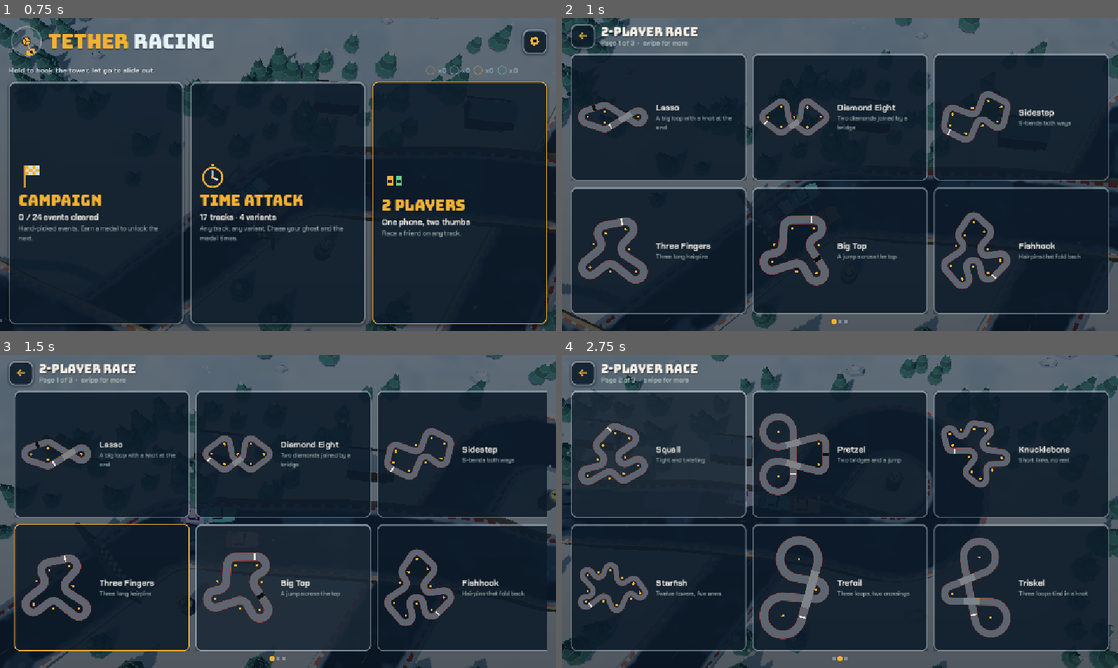
Above: before the commit, frames 1-4 (two rows, left to right).
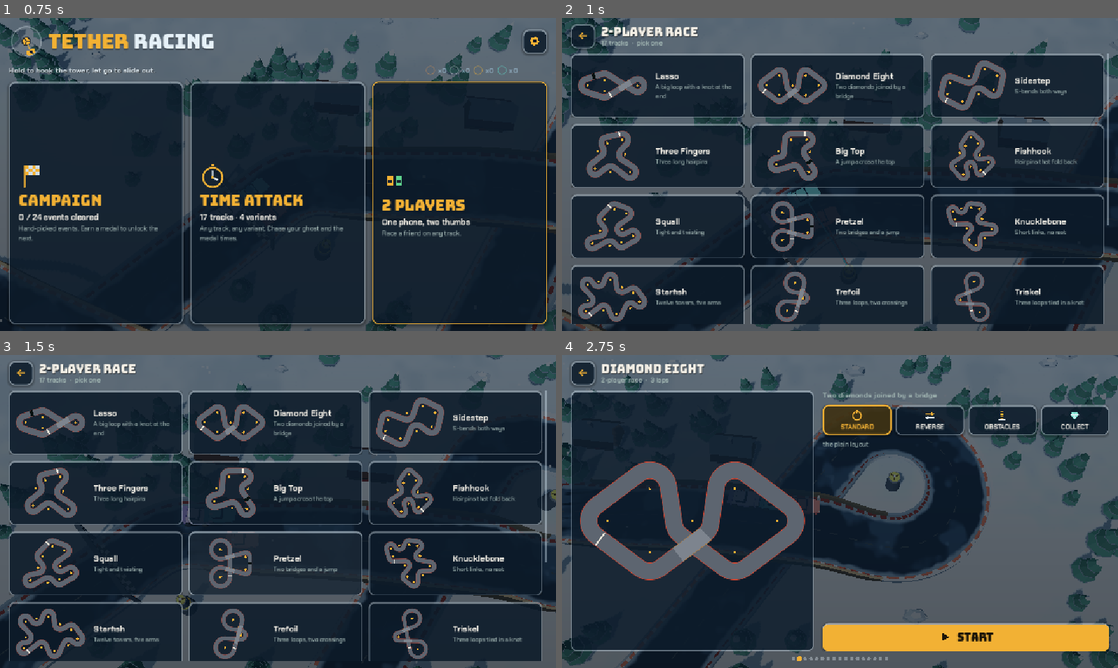
Above: after the commit, the same moments.

Repository: guillaumefont/games
Game: Godot game, scene res://scenes/main.tscn
Two runs of this game, one before a commit and one after it. Both use one fixed random seed, a clock stepped at 60 frames per second and the inputs below.
Inputs (mouse positions are in pixels of both pictures, inside the frame that each line leads up to):
- Up to frame 1 (0.75 s): tap Enter at 0.5 s; move the mouse to (400, 158) at 0.52 s; hold Right from 0.53 s (still down); tap Z at 0.6 s; click (400, 158) at 0.67 s
- Up to frame 2 (1 s): keep holding Right; tap Space at 0.77 s
- Up to frame 3 (1.5 s): release Right at 1.25 s; drag from (166, 527) to (250, 574) at 1.27 s
- Up to frame 4 (2.75 s): move the mouse to (895, 442) at 2.02 s; hold Right from 2.03 s (still down); tap Keypad Enter at 2.1 s; click (895, 442) at 2.17 s

Frame 1 is identical in both runs. In frame 2, 25% of the frame differs, in the area x 1-99%, y 6-98%; in frame 3, 27%; in frame 4, 43%, in the area x 1-99%, y 2-98%.

Commit message:
Menu lists scroll continuously instead of paging
- Time attack, 2-player and campaign lists are one long list (campaign with
  chapter headings): drag up/down, it glides after a flick and springs back
  at the ends; mouse wheel and up/down keys scroll; a thin bar shows where
  you are. No more pages or page dots on lists.
- A drag never opens the card it started on (the card is released
  off-screen); touching a gliding list just stops it.
- The list remembers its scroll; Back from an event brings that card into
  view; Campaign opens on the event in play.
- The event screen keeps its sideways swipe between tracks / events.
- swipe_test covers scrolling, glide, ends, taps and Back.

Co-Authored-By: Claude Opus 5.5 <noreply@anthropic.com>
Claude-Session: https://claude.ai/code/session_01VxP4fqjKiLmaXit2eXTawK

Diff:
--- a/tether-rally/scripts/main.gd
+++ b/tether-rally/scripts/main.gd
@@ -494,8 +494,8 @@
 	var shots := [["menu_home", func(): ui.loading.visible = false; ui.menu.show_home()],
 		["settings", func(): ui.show_settings(_options(true))],
 		["menu_home_again", func(): ui.hide_settings()],
-		["menu_campaign", func(): ui.menu.kind = "campaign"; ui.menu.page = 0; ui.menu.show_list()],
-		["menu_attack", func(): ui.menu.kind = "attack"; ui.menu.page = 1; ui.menu.show_list()],
+		["menu_campaign", func(): ui.menu.kind = "campaign"; ui.menu.focus = 0; ui.menu.show_list()],
+		["menu_attack", func(): ui.menu.kind = "attack"; ui.menu.focus = 8; ui.menu.show_list()],
 		["loading", func(): ui.show_loading(Defs.TRACKS[track_idx]["name"]); ui.set_loading_progress(0.6)],
 		["menu_event", func():
 			ui.loading.visible = false
--- a/tether-rally/scripts/menu.gd
+++ b/tether-rally/scripts/menu.gd
@@ -1,7 +1,8 @@
 # Menu screens: Home -> Campaign (chapters of event cards) or Time attack (track cards)
 # -> one Event screen (miniature, medals, Start). One thing at a time, big touch targets.
-# Lists and events are carousels: swipe sideways (or press the arrow keys) to flip to the
-# next page / track / event; a tap still presses the card under the finger.
+# Track and event lists are one long list: drag it up and down (it keeps gliding after a
+# flick), or use the mouse wheel / arrow keys. The Event screen is a carousel: swipe sideways
+# to the next track / event. A tap still presses the card under the finger; a drag never does.
 extends Control
 
 const TrackData = preload("res://scripts/track.gd")
@@ -25,17 +26,85 @@
 const C_MUTED := Color("#9fb3b0")
 const C_POST := Color("#f2b134")
 const MODE_NAMES := { "trial": "Time trial", "race": "Race" }
-const PER_PAGE := 6
 
 var ui                      # the UI CanvasLayer (fonts, helpers)
 var screen := "home"
 var kind := "campaign"      # campaign | attack | versus
-var page := 0
+var focus := -1            # list item (track or campaign event) to bring into view on the next list
+var _list_scroll := {}     # kind -> how far its list was scrolled
 var ev := {}                # the event shown on the Event screen
 var _maps := {}             # track index -> TrackData for miniatures
 var body: Control
-var _pager: Pager          # the swipeable part of the current screen (null on Home)
+var _pager: Pager          # the swipeable part of the Event screen
+var _scroller: Scroller    # the scrolling list on the list screen
 var _slide_from := 0       # -1 / +1: the screen being built slides in from that side
+
+# A clipped window onto a tall list; `scroll` is how far down it is, `vel` keeps it gliding
+# after a flick and springs it back when dragged past either end.
+class Scroller extends Control:
+	var content: Control
+	var held := false
+	var vel := 0.0
+	var _bar: Control
+	var scroll := 0.0:
+		set(v):
+			scroll = v
+			_place()
+
+	func hold(c: Control) -> void:
+		content = c
+		add_child(c)
+		c.minimum_size_changed.connect(_place)
+		_bar = Control.new()
+		_bar.mouse_filter = Control.MOUSE_FILTER_IGNORE
+		_bar.draw.connect(_draw_bar)
+		add_child(_bar)
+		_place()
+
+	func span() -> float:
+		return content.get_combined_minimum_size().y if content else 0.0
+
+	func max_scroll() -> float:
+		return maxf(0.0, span() - size.y)
+
+	func _notification(what: int) -> void:
+		if what == NOTIFICATION_RESIZED:
+			_place()
+
+	func _place() -> void:
+		if content == null:
+			return
+		content.position = Vector2(0, -roundf(scroll))
+		content.size = Vector2(size.x - 10.0, span())
+		_bar.position = Vector2.ZERO
+		_bar.size = size
+		_bar.queue_redraw()
+
+	# a thin frosted thumb on the right edge: how long the list is, and where you are
+	func _draw_bar() -> void:
+		var h := span()
+		if h <= size.y + 1.0:
+			return
+		var bh := maxf(28.0, size.y * size.y / h)
+		var y := (size.y - bh) * clampf(scroll / max_scroll(), 0.0, 1.0)
+		_bar.draw_rect(Rect2(size.x - 4.0, y, 3.0, bh), Color(0.86, 0.93, 0.98, 0.4))
+
+	func _process(dt: float) -> void:
+		if held or content == null:
+			return
+		var top := 0.0
+		var bottom := max_scroll()
+		if scroll < top or scroll > bottom:   # past an end: spring back
+			vel = 0.0
+			var to := clampf(scroll, top, bottom)
+			scroll = to if absf(scroll - to) < 0.5 else lerpf(scroll, to, 1.0 - exp(-14.0 * dt))
+		elif absf(vel) > 6.0:
+			scroll += vel * dt
+			vel *= exp(-3.2 * dt)
+			if scroll < top - 40.0 or scroll > bottom + 40.0:
+				vel = 0.0
+		else:
+			vel = 0.0
 
 # Holds one page; `shift` (in page widths) moves it sideways while the finger drags.
 class Pager extends Control:
@@ -92,7 +161,10 @@
 func _frame() -> VBoxContainer:
 	if body:
 		body.queue_free()
+	if _scroller:
+		_list_scroll[kind] = clampf(_scroller.scroll, 0.0, _scroller.max_scroll())
 	_pager = null
+	_scroller = null
 	_drag = false
 	if _flip_tween:
 		_flip_tween.kill()
@@ -196,11 +268,11 @@
 	for i in Campaign.count():
 		if Campaign.event_medal(i) > 0: cleared += 1
 	row.add_child(_big_choice("flag", "CAMPAIGN", "%d / %d events cleared" % [cleared, Campaign.count()], "Hand-picked events. Earn a medal to unlock the next.",
-		func(): kind = "campaign"; page = _first_open_chapter(); show_list()))
+		func(): kind = "campaign"; _list_scroll.erase(kind); focus = _first_open_event(); show_list()))
 	row.add_child(_big_choice("watch", "TIME ATTACK", "%d tracks · 4 variants" % Defs.TRACKS.size(), "Any track, any variant. Chase your ghost and the medal times.",
-		func(): kind = "attack"; page = 0; show_list()))
+		func(): kind = "attack"; _list_scroll.erase(kind); show_list()))
 	row.add_child(_big_choice("duel", "2 PLAYERS", "One phone, two thumbs", "Race a friend on any track.",
-		func(): kind = "versus"; page = 0; show_list()))
+		func(): kind = "versus"; _list_scroll.erase(kind); show_list()))
 
 # best medal held on every track and variant (time trial), counted by tier
 func _medal_counts() -> Array:
@@ -235,53 +307,84 @@
 	b.pressed.connect(cb)
 	return b
 
-func _first_open_chapter() -> int:
-	var i := 0
-	for c in Campaign.CHAPTERS.size():
-		for e in Campaign.CHAPTERS[c]["events"].size():
-			if Campaign.unlocked(i) and Campaign.event_medal(i) == 0:
-				return c
-			i += 1
+func _first_open_event() -> int:
+	for i in Campaign.count():
+		if Campaign.unlocked(i) and Campaign.event_medal(i) == 0:
+			return i
 	return 0
 
-# ---------------------------------------------------------------- lists (6 cards a page)
-func _pages() -> int:
-	if kind == "campaign":
-		return Campaign.CHAPTERS.size()
-	return ceili(Defs.TRACKS.size() / float(PER_PAGE))
-
+# ---------------------------------------------------------------- lists (one long scrolling list)
 func show_list() -> void:
 	screen = "list"
-	page = clampi(page, 0, _pages() - 1)
 	var vb := _frame()
 	var title := "Campaign" if kind == "campaign" else ("Time attack" if kind == "attack" else "2-player race")
 	var sub := ""
 	if kind == "campaign":
-		sub = "Chapter %d of %d  ·  %s" % [page + 1, _pages(), Campaign.CHAPTERS[page]["name"]]
+		sub = "%d events  ·  %d chapters" % [Campaign.count(), Campaign.CHAPTERS.size()]
 	else:
-		sub = "Page %d of %d  ·  swipe for more" % [page + 1, _pages()]
+		sub = "%d tracks  ·  pick one" % Defs.TRACKS.size()
 	var tall: bool = ui.is_portrait()
 	_header(vb, title, sub, func(): show_home())
-	var g := GridContainer.new()
-	g.columns = 1 if tall else 3   # portrait: one tall column of six cards
-	g.add_theme_constant_override("h_separation", 12)
-	g.add_theme_constant_override("v_separation", 10 if tall else 12)
-	_carousel(vb, g, page, _pages())
+	var list := VBoxContainer.new()
+	list.add_theme_constant_override("separation", 10)
+	var cards := []   # by track (attack, versus) or event index (campaign)
+	var grid := func() -> GridContainer:
+		var g := GridContainer.new()
+		g.columns = 1 if tall else 3   # portrait: one column of cards
+		g.add_theme_constant_override("h_separation", 12)
+		g.add_theme_constant_override("v_separation", 10 if tall else 12)
+		list.add_child(g)
+		return g
 	if kind == "campaign":
-		var first := 0
-		for c in page:
-			first += Campaign.CHAPTERS[c]["events"].size()
-		for k in Campaign.CHAPTERS[page]["events"].size():
-			g.add_child(_event_card(first + k))
+		var i := 0
+		for c in Campaign.CHAPTERS.size():
+			var ch: Dictionary = Campaign.CHAPTERS[c]
+			var got := 0
+			for k in ch["events"].size():
+				got += Campaign.event_medal(i + k)
+			var hl: Label = ui._label("%d · %s" % [c + 1, ch["name"].to_upper()], 15, C_POST, ui.f_bold)
+			hl.autowrap_mode = TextServer.AUTOWRAP_OFF
+			if c > 0:
+				hl.custom_minimum_size.y = 30
+				hl.vertical_alignment = VERTICAL_ALIGNMENT_BOTTOM
+			list.add_child(hl)
+			var g: GridContainer = grid.call()
+			for k in ch["events"].size():
+				var b := _event_card(i)
+				g.add_child(b)
+				cards.append(b)
+				i += 1
 	else:
-		for i in range(page * PER_PAGE, mini(Defs.TRACKS.size(), (page + 1) * PER_PAGE)):
-			g.add_child(_track_card(i))
-	# keep the grid shape on a short last page
-	while g.get_child_count() < PER_PAGE:
-		var sp := Control.new()
-		sp.size_flags_horizontal = Control.SIZE_EXPAND_FILL
-		sp.size_flags_vertical = Control.SIZE_EXPAND_FILL
-		g.add_child(sp)
+		var g: GridContainer = grid.call()
+		for i in Defs.TRACKS.size():
+			var b := _track_card(i)
+			g.add_child(b)
+			cards.append(b)
+	var card_h := 92.0 if tall else 132.0
+	for b in cards:
+		b.custom_minimum_size.y = card_h
+	var bottom := Control.new()   # breathing room under the last card
+	bottom.custom_minimum_size.y = 8
+	list.add_child(bottom)
+	_scroller = Scroller.new()
+	_scroller.clip_contents = true
+	_scroller.size_flags_vertical = Control.SIZE_EXPAND_FILL
+	_scroller.hold(list)
+	vb.add_child(_scroller)
+	_scroller.scroll = _list_scroll.get(kind, 0.0)
+	if focus >= 0 and focus < cards.size():
+		_reveal.call_deferred(_scroller, cards[focus])
+	focus = -1
+
+# scroll just enough to show `card` (once the list has been laid out)
+func _reveal(sc: Scroller, card: Control) -> void:
+	await get_tree().process_frame
+	if not is_instance_valid(sc) or not is_instance_valid(card) or sc != _scroller:
+		return
+	var top := card.global_position.y - sc.content.global_position.y
+	var bot := top + card.size.y
+	if top < sc.scroll + 8.0 or bot > sc.scroll + sc.size.y - 8.0:
+		sc.scroll = clampf(top - sc.size.y * 0.2, 0.0, sc.max_scroll())
 
 func _card(track_i: int, line1: String, line2: String, medal: int, locked: bool) -> Button:
 	var b := Button.new()
@@ -364,7 +467,7 @@
 		"campaign": sub = "Event %d of %d  ·  %s" % [ev["idx"] + 1, Campaign.count(), _tag(ev["variant"], ev["mode"])]
 		"attack": sub = "Time attack  ·  %d laps" % int(d.get("laps", 3))
 		"versus": sub = "2-player race  ·  %d laps" % int(d.get("laps", 3))
-	_header(vb, d["name"], sub, func(): show_list())
+	_header(vb, d["name"], sub, func(): go_back())
 	var tall: bool = ui.is_portrait()
 	var row: BoxContainer = VBoxContainer.new() if tall else HBoxContainer.new()
 	row.add_theme_constant_override("separation", 12 if tall else 18)
@@ -479,8 +582,6 @@
 # can the current screen flip one step that way (+1 next, -1 previous)?
 func _can_flip(dir: int) -> bool:
 	match screen:
-		"list":
-			return page + dir >= 0 and page + dir < _pages()
 		"event":
 			var pos := _event_pos()
 			var i: int = pos[0] + dir
@@ -492,18 +593,14 @@
 func _flip(dir: int) -> void:
 	_slide_from = dir
 	match screen:
-		"list":
-			page += dir
-			show_list()
 		"event":
 			if ev["kind"] == "campaign":
 				var e := Campaign.event(ev["idx"] + dir)
 				ev = { "track": e["track"], "variant": e["variant"], "mode": e["mode"], "humans": 1, "kind": "campaign", "idx": e["idx"] }
-				page = e["chapter"]   # Back returns to this event's chapter
+
 			else:
 				ev["track"] += dir
 				ev["idx"] = ev["track"]
-				page = ev["track"] / PER_PAGE
 			show_event()
 
 # slide the page out, then build the next one sliding in (or bounce back)
@@ -519,10 +616,98 @@
 func _blocked() -> bool:
 	return (ui.settings_ov != null and ui.settings_ov.visible) or (ui.loading != null and ui.loading.visible)
 
+var _samples: Array = []   # recent [ms, y] while dragging the list, for the flick speed
+var _scroll_from := 0.0
+const OFF := Vector2(-9999, -9999)
+
 func _input(e: InputEvent) -> void:
-	if _pager == null or not is_visible_in_tree() or _blocked():
+	if (_pager == null and _scroller == null) or not is_visible_in_tree() or _blocked():
 		_drag = false
 		return
+	if _scroller:
+		_list_input(e)
+	else:
+		_event_input(e)
+
+# the list: vertical drag with a glide, mouse wheel, up / down keys
+func _list_input(e: InputEvent) -> void:
+	var sc := _scroller
+	if e is InputEventKey and e.pressed:
+		match e.physical_keycode:
+			KEY_UP: sc.vel = minf(sc.vel, 0.0) - 900.0
+			KEY_DOWN: sc.vel = maxf(sc.vel, 0.0) + 900.0
+			_: return
+		get_viewport().set_input_as_handled()
+		return
+	if e is InputEventMouseButton and e.button_index in [MOUSE_BUTTON_WHEEL_UP, MOUSE_BUTTON_WHEEL_DOWN]:
+		if e.pressed and sc.get_global_rect().has_point(e.position):
+			var k := 1.0 if e.button_index == MOUSE_BUTTON_WHEEL_DOWN else -1.0
+			sc.vel = (maxf(sc.vel * k, 0.0) + 700.0 * maxf(e.factor, 0.3)) * k
+			get_viewport().set_input_as_handled()
+		return
+	if e is InputEventMouseButton and e.button_index == MOUSE_BUTTON_LEFT:
+		if e.position == OFF:
+			return   # our own release that lets go of the card under the finger
+		if e.pressed:
+			_drag = sc.get_global_rect().has_point(e.position)
+			_dragging = false
+			_drag_from = e.position
+			_scroll_from = sc.scroll
+			if _drag and absf(sc.vel) > 60.0:
+				sc.vel = 0.0   # touching a gliding list stops it, and is not a tap
+				get_viewport().set_input_as_handled()
+				_drag = false
+		elif _drag:
+			_drag = false
+			if _dragging:
+				_dragging = false
+				sc.held = false
+				get_viewport().set_input_as_handled()   # not a tap
+				var now := Time.get_ticks_msec()
+				var v := 0.0
+				for smp in _samples:   # newest first: use the oldest one from the last 100 ms
+					if now - smp[0] <= 100:
+						v = -(e.position.y - smp[1]) / maxf(0.016, (now - smp[0]) / 1000.0)
+				sc.vel = clampf(v, -5000.0, 5000.0)
+	elif e is InputEventMouseMotion and _drag and e.position != OFF:
+		var d: Vector2 = e.position - _drag_from
+		if not _dragging and absf(d.y) > DRAG_START and absf(d.y) > absf(d.x):
+			_dragging = true
+			sc.held = true
+			sc.vel = 0.0
+			_samples.clear()
+			_drag_from.y += signf(d.y) * DRAG_START   # follow from here, no jump
+			_release_press.call_deferred()
+		if _dragging:
+			get_viewport().set_input_as_handled()
+			var y: float = _scroll_from - (e.position.y - _drag_from.y)
+			var top := 0.0
+			var bottom := sc.max_scroll()
+			if y < top:
+				y = top - (top - y) * 0.35   # rubber band past the ends
+			elif y > bottom:
+				y = bottom + (y - bottom) * 0.35
+			sc.scroll = y
+			_samples.push_front([Time.get_ticks_msec(), e.position.y])
+			if _samples.size() > 8:
+				_samples.pop_back()
+
+# the card that saw the press lets go off-screen, so it never fires once the list moves
+func _release_press() -> void:
+	var away := InputEventMouseMotion.new()   # the card sees the finger leave it...
+	away.position = OFF
+	away.global_position = OFF
+	away.button_mask = MOUSE_BUTTON_MASK_LEFT
+	get_viewport().push_input(away, true)
+	var up := InputEventMouseButton.new()     # ...and let go out there: no press
+	up.button_index = MOUSE_BUTTON_LEFT
+	up.pressed = false
+	up.position = OFF
+	up.global_position = OFF
+	get_viewport().push_input(up, true)
+
+# the event screen: sideways swipe to the next / previous track or event
+func _event_input(e: InputEvent) -> void:
 	if e is InputEventKey and e.pressed and not e.echo:
 		var dir := 0
 		match e.physical_keycode:
@@ -584,6 +769,7 @@
 func go_back() -> bool:
 	match screen:
 		"event":
+			focus = ev["idx"]   # the list comes back with this card in view
 			show_list()
 			return true
 		"list":
--- a/tether-rally/tests/swipe_test.gd
+++ b/tether-rally/tests/swipe_test.gd
@@ -1,5 +1,6 @@
-# Menu carousels: a sideways drag flips the page / track, a short tap still opens a card,
-# and a swipe that starts on a card never opens it.
+# Menus: the track / event list scrolls with a drag (and glides after a flick), the event
+# screen flips track with a sideways swipe, a short tap still opens a card, and a drag that
+# starts on a card never opens it.
 #   godot --headless --path . --script tests/swipe_test.gd
 extends SceneTree
 
@@ -31,17 +32,17 @@
 	e.button_mask = MOUSE_BUTTON_MASK_LEFT
 	root.push_input(e, true)
 
-func drag(from: Vector2, dx: float, steps := 8) -> void:
+func drag(from: Vector2, delta: Vector2, steps := 8, settle := 0.5) -> void:
 	mouse(from, true)
 	await frames(1)
 	var p := from
 	for k in steps:
-		var q := from + Vector2(dx * (k + 1) / steps, 0)
+		var q := from + delta * (k + 1) / steps
 		motion(q, q - p)
 		p = q
 		await frames(1)
 	mouse(p, false)
-	await create_timer(0.5).timeout   # slide out + slide in
+	await create_timer(settle).timeout   # slide / glide
 	await frames(2)
 
 func tap(pos: Vector2) -> void:
@@ -57,40 +58,55 @@
 	await frames(5)
 	var menu = main.ui.menu
 	main.ui.loading.visible = false
+	root.size = Vector2i(1280, 720)   # headless starts with a tiny window
+	await frames(3)
 	var mid := Vector2(root.get_visible_rect().size) * Vector2(0.5, 0.55)
 
+	# the track list: one long list, dragged up and down
 	menu.kind = "attack"
-	menu.page = 0
+	menu._list_scroll.clear()
 	menu.show_list()
 	await frames(3)
-	await drag(mid, -300)
-	check(menu.screen == "list" and menu.page == 1, "swipe left: next page (page %d)" % menu.page)
-	await drag(mid, 300)
-	check(menu.page == 0, "swipe right: back to the first page (page %d)" % menu.page)
-	await drag(mid, 300)
-	check(menu.page == 0 and menu.screen == "list", "swipe right on the first page bounces back")
-	await drag(mid, -40, 2)
-	check(menu.page == 0 and menu.screen == "list", "a short slow drag snaps back, opens nothing")
+	check(menu._scroller.max_scroll() > 100.0, "all %d tracks in one list taller than the screen" % menu._scroller.content.get_child(0).get_child_count())
+	await drag(mid, Vector2(0, -200), 8, 0.1)
+	check(menu.screen == "list" and menu._scroller.scroll > 150.0, "drag up scrolls the list (%.0f), opens nothing" % menu._scroller.scroll)
+	await create_timer(1.5).timeout
+	var y0: float = menu._scroller.scroll
+	await drag(mid, Vector2(0, 90), 3, 0.05)   # a short quick flick back down
+	await create_timer(0.6).timeout
+	check(menu.screen == "list" and menu._scroller.scroll < y0 - 150.0, "a flick keeps gliding, opens nothing (%.0f -> %.0f)" % [y0, menu._scroller.scroll])
+	await create_timer(2.5).timeout
+	await drag(mid, Vector2(0, 6000), 10, 1.5)
+	check(menu._scroller.scroll == 0.0, "dragged past the top springs back to 0 (%.1f)" % menu._scroller.scroll)
+	await drag(mid, Vector2(0, -6000), 10, 1.5)
+	check(absf(menu._scroller.scroll - menu._scroller.max_scroll()) < 1.0, "and past the bottom to the end (%.1f / %.1f)" % [menu._scroller.scroll, menu._scroller.max_scroll()])
+	await drag(mid, Vector2(-300, 0))
+	check(menu.screen == "list", "a sideways drag on the list opens nothing")
 
 	await tap(mid)
 	check(menu.screen == "event", "a tap still opens the card (%s)" % menu.screen)
 	var t0: int = menu.ev["track"]
-	await drag(mid, -300)
+	await drag(mid, Vector2(-300, 0))
 	check(menu.screen == "event" and menu.ev["track"] == t0 + 1, "event screen: swipe to the next track")
 	menu.ev["variant"] = "collect"
 	menu.show_event()
 	await frames(2)
-	await drag(mid, 300)
+	await drag(mid, Vector2(300, 0))
 	check(menu.ev["track"] == t0 and menu.ev["variant"] == "collect", "previous track keeps the chosen variant")
+	await drag(mid, Vector2(300, 0))
+	await drag(mid, Vector2(300, 0))
+	var t1: int = menu.ev["track"]
 	menu.go_back()
-	check(menu.screen == "list" and menu.page == t0 / 6, "back returns to that track's page")
+	await frames(4)
+	var card: Control = menu._scroller.content.get_child(0).get_child(t1)
+	var r: Rect2 = card.get_global_rect()
+	check(menu.screen == "list" and menu._scroller.get_global_rect().encloses(r), "back: the list shows that track's card (%d)" % t1)
 
 	menu.kind = "campaign"
-	menu.page = 0
+	menu.focus = 13
 	menu.show_list()
-	await frames(2)
-	await drag(mid, -300)
-	check(menu.page == 1, "campaign: swipe to the next chapter")
+	await frames(4)
+	check(menu._scroller.scroll > 100.0, "campaign opens scrolled to the event in play (%.0f)" % menu._scroller.scroll)
 
 	print("swipe test: %s" % ("PASS" if fails == 0 else "%d failure(s)" % fails))
 	quit(1 if fails else 0)
Not shown, added: tether-rally/tests/swipe_test.gd.uid
Not shown, changed: tether-rally/AGENTS.md
